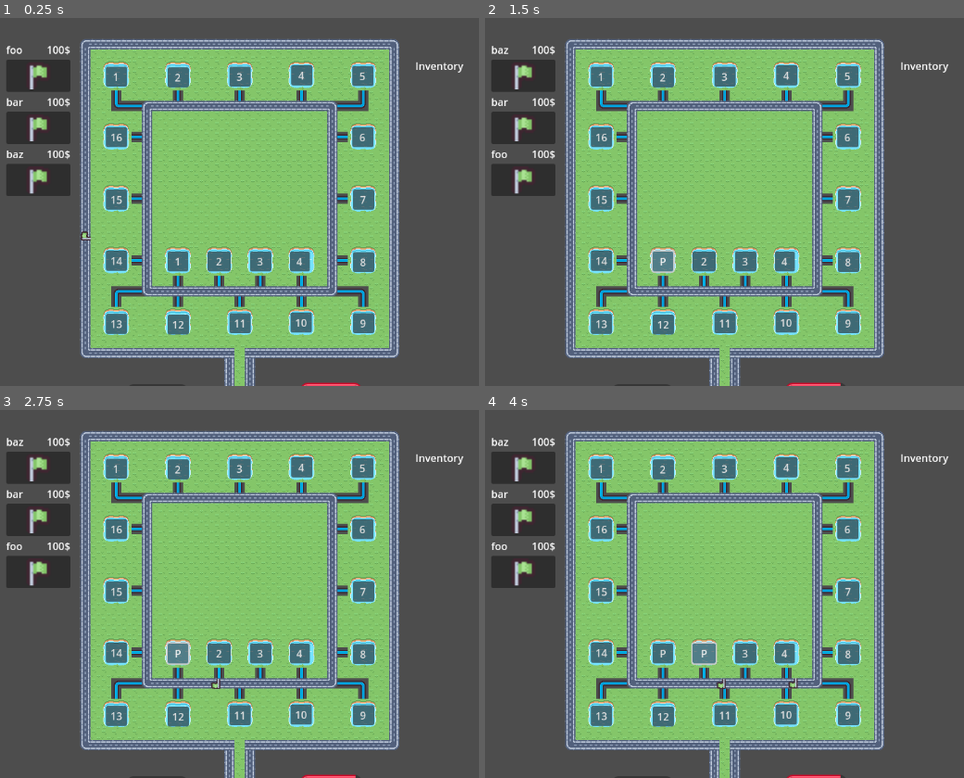
Above: before the commit, frames 1-4 (two rows, left to right).
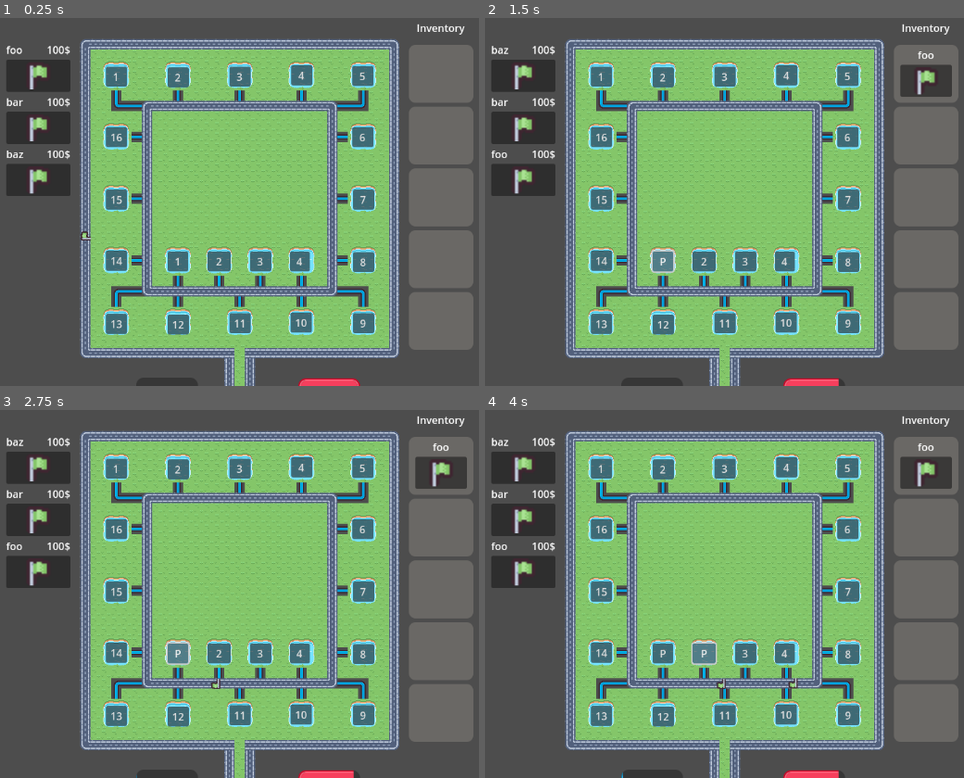
Above: after the commit, the same moments.

Repository: Jelleas/gmtk-2025
Game: Godot game, scene res://main_level.tscn
Same seed, same stepped clock (60 frames per second), same inputs: the game is played once before the commit and once after it.
Inputs (mouse positions are in pixels of both pictures, inside the frame that each line leads up to):
- Up to frame 1 (0.25 s): no input
- Up to frame 2 (1.5 s): click (523, 76) at 0.52 s; click "1" at 1.25 s
- Up to frame 3 (2.75 s): click "P" at 2 s
- Up to frame 4 (4 s): click "2" at 2.75 s; click "P" at 3.5 s

The runs differ from the first frame. In frame 1, 11% of the frame differs, in the area x 62-99%, y 1-100%; in frame 2, 10%; in frame 3, 10%; in frame 4, 10%.

Commit message:
funky inventory

Diff:
--- a/main_level.tscn
+++ b/main_level.tscn
@@ -22,6 +22,8 @@
 [ext_resource type="Script" uid="uid://bx8mgqkfs0pv3" path="res://ui/monster_tracker/monster_counter.gd" id="19_08fmi"]
 [ext_resource type="Script" uid="uid://bvhc545o6qhs" path="res://ui/shop/shop.gd" id="19_8m212"]
 [ext_resource type="PackedScene" uid="uid://bfl5pn8htrw26" path="res://ui/shop/shop_item.tscn" id="20_8m212"]
+[ext_resource type="Script" uid="uid://dahku7ck0x32r" path="res://ui/inventory/inventory.gd" id="21_xjl4t"]
+[ext_resource type="PackedScene" uid="uid://dkmry7mk0hi18" path="res://ui/inventory/inventory_slot.tscn" id="22_t3g51"]
 
 [sub_resource type="TileSetAtlasSource" id="TileSetAtlasSource_4mnpp"]
 texture = ExtResource("2_bhu08")
@@ -268,10 +270,10 @@
 [node name="UI" type="CanvasLayer" parent="."]
 
 [node name="ResourceTracker" type="VBoxContainer" parent="UI" node_paths=PackedStringArray("resource_path")]
-offset_left = 391.0
-offset_top = 645.0
-offset_right = 487.0
-offset_bottom = 723.0
+offset_left = 406.0
+offset_top = 635.0
+offset_right = 502.0
+offset_bottom = 713.0
 script = ExtResource("8_do8ha")
 resource_path = NodePath("../../ResourcePath")
 
@@ -314,10 +316,10 @@
 script = ExtResource("14_htena")
 
 [node name="MonsterTracker" type="VBoxContainer" parent="UI" node_paths=PackedStringArray("monster_path")]
-offset_left = 661.0
-offset_top = 643.0
-offset_right = 757.0
-offset_bottom = 694.0
+offset_left = 658.0
+offset_top = 636.0
+offset_right = 754.0
+offset_bottom = 687.0
 script = ExtResource("15_52es0")
 monster_path = NodePath("../../MonsterPath")
 
@@ -334,27 +336,28 @@
 horizontal_alignment = 1
 script = ExtResource("19_08fmi")
 
-[node name="Shop" type="VBoxContainer" parent="UI"]
+[node name="Shop" type="VBoxContainer" parent="UI" node_paths=PackedStringArray("inventory")]
 offset_left = 204.0
 offset_top = 114.0
 offset_right = 304.0
 offset_bottom = 330.0
 script = ExtResource("19_8m212")
 shop_item = ExtResource("20_8m212")
+inventory = NodePath("../Inventory")
 
 [node name="Inventory" type="VBoxContainer" parent="UI"]
-offset_left = 840.0
-offset_top = 139.0
-offset_right = 880.0
-offset_bottom = 179.0
+offset_left = 830.0
+offset_top = 80.0
+offset_right = 930.0
+offset_bottom = 184.0
+theme_override_constants/separation = 15
+script = ExtResource("21_xjl4t")
+inventory_slot = ExtResource("22_t3g51")
 
 [node name="Label" type="Label" parent="UI/Inventory"]
 layout_mode = 2
 text = "Inventory"
 horizontal_alignment = 1
-
-[node name="VBoxContainer" type="VBoxContainer" parent="UI/Inventory"]
-layout_mode = 2
 
 [node name="TotemInterface" parent="." node_paths=PackedStringArray("resource_manager") instance=ExtResource("8_eqmdw")]
 resource_manager = NodePath("../ResourcePath")
--- /dev/null
+++ b/ui/inventory/inventory.gd
@@ -0,0 +1,24 @@
+extends VBoxContainer
+
+class_name Inventory
+
+@export var inventory_slot: PackedScene
+
+const N_SLOTS: int = 5
+
+var slots = []
+
+func _ready() -> void:
+	for i in range(N_SLOTS):
+		slots.append(_create_slot())
+
+func add_item(item): # TODO type hint
+	for slot in slots:
+		if slot.is_empty():
+			slot.load(item)
+			break
+
+func _create_slot(): # TODO type hint
+	var inventory_slot = inventory_slot.instantiate()
+	add_child(inventory_slot)
+	return inventory_slot
--- /dev/null
+++ b/ui/inventory/inventory_slot.gd
@@ -0,0 +1,19 @@
+extends VBoxContainer
+
+class_name InventorySlot
+
+var content # TODO type hint
+
+func _ready() -> void:
+	$Label.self_modulate.a = 0.0
+	$Button.self_modulate.a = 0.0
+
+func is_empty() -> bool:
+	return content == null
+
+func load(content_) -> void: # TODO type hint
+	content = content_
+
+	$Label.self_modulate.a = 1.0
+	$Label.text = content
+	$Button.self_modulate.a = 1.0
--- /dev/null
+++ b/ui/inventory/inventory_slot.tscn
@@ -0,0 +1,37 @@
+[gd_scene load_steps=4 format=3 uid="uid://dkmry7mk0hi18"]
+
+[ext_resource type="Texture2D" uid="uid://dfj26ibwe2waf" path="res://tile_0035.png" id="1_huu8b"]
+[ext_resource type="Script" uid="uid://dpeoh6st3b66a" path="res://ui/inventory/inventory_slot.gd" id="1_nktrt"]
+
+[sub_resource type="StyleBoxFlat" id="StyleBoxFlat_nktrt"]
+bg_color = Color(0.890196, 0.854902, 0.788235, 0.196078)
+border_color = Color(1, 1, 1, 1)
+corner_radius_top_left = 10
+corner_radius_top_right = 10
+corner_radius_bottom_right = 10
+corner_radius_bottom_left = 10
+expand_margin_bottom = 90.0
+
+[node name="InventorySlot" type="VBoxContainer"]
+script = ExtResource("1_nktrt")
+
+[node name="MarginContainer" type="MarginContainer" parent="."]
+layout_mode = 2
+
+[node name="Panel" type="Panel" parent="MarginContainer"]
+layout_mode = 2
+theme_override_styles/panel = SubResource("StyleBoxFlat_nktrt")
+
+[node name="Label" type="Label" parent="."]
+custom_minimum_size = Vector2(100, 0)
+layout_mode = 2
+text = "foo"
+horizontal_alignment = 1
+
+[node name="Button" type="Button" parent="."]
+custom_minimum_size = Vector2(80, 50)
+layout_mode = 2
+size_flags_horizontal = 4
+icon = ExtResource("1_huu8b")
+icon_alignment = 1
+expand_icon = true
--- a/ui/shop/shop.gd
+++ b/ui/shop/shop.gd
@@ -1,6 +1,7 @@
 extends VBoxContainer
 
 @export var shop_item: PackedScene
+@export var inventory: Inventory
 
 const N_SLOTS: int = 3
 
@@ -25,6 +26,7 @@
 func _on_item_bought(item) -> void: # TODO type hint
 	print("bought, ", item)
 	reroll()
+	inventory.add_item(item)
 
 func reroll() -> void:
 	for item in items:
Not shown: 1 places in main_level.tscn that only renumber resources
Not shown, added: ui/inventory/inventory.gd.uid
Not shown, added: ui/inventory/inventory_slot.gd.uid
